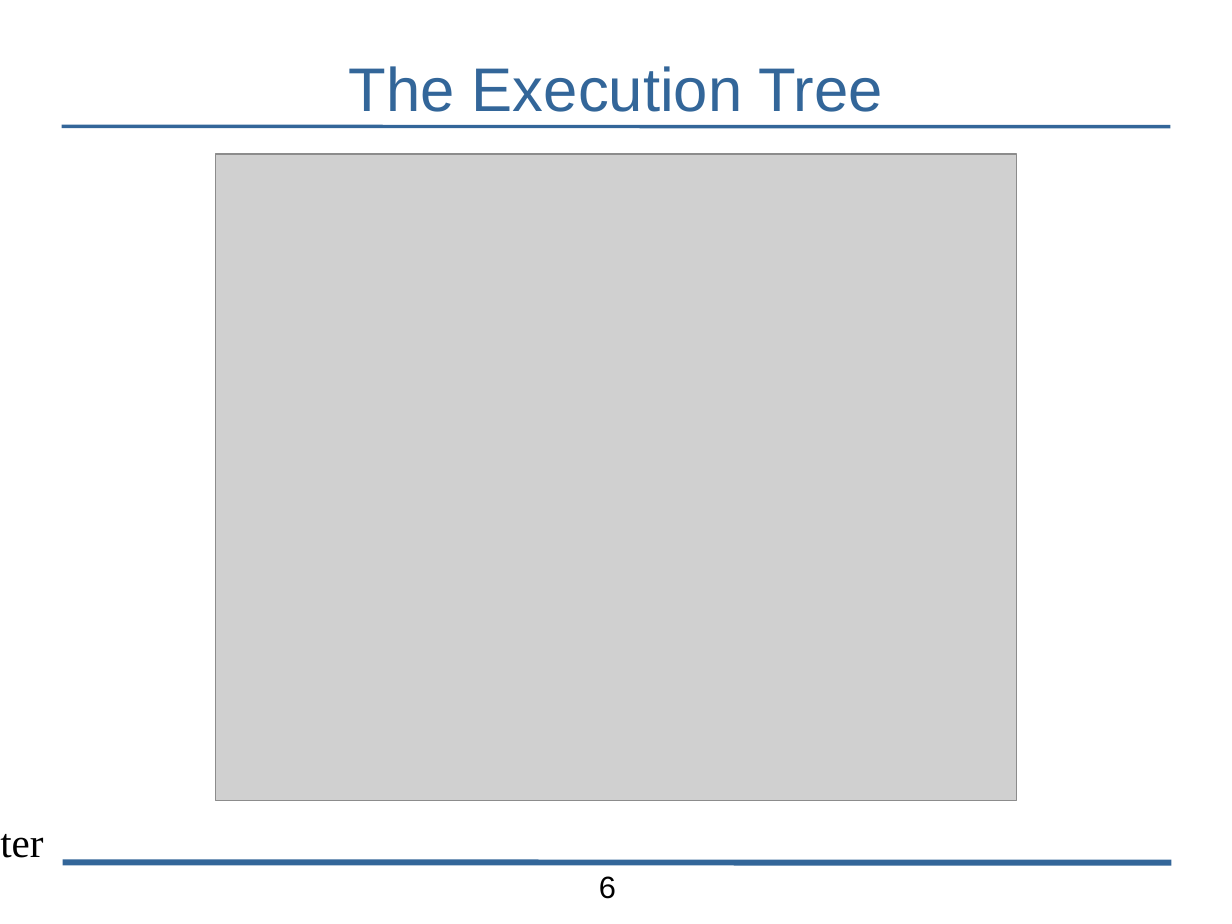
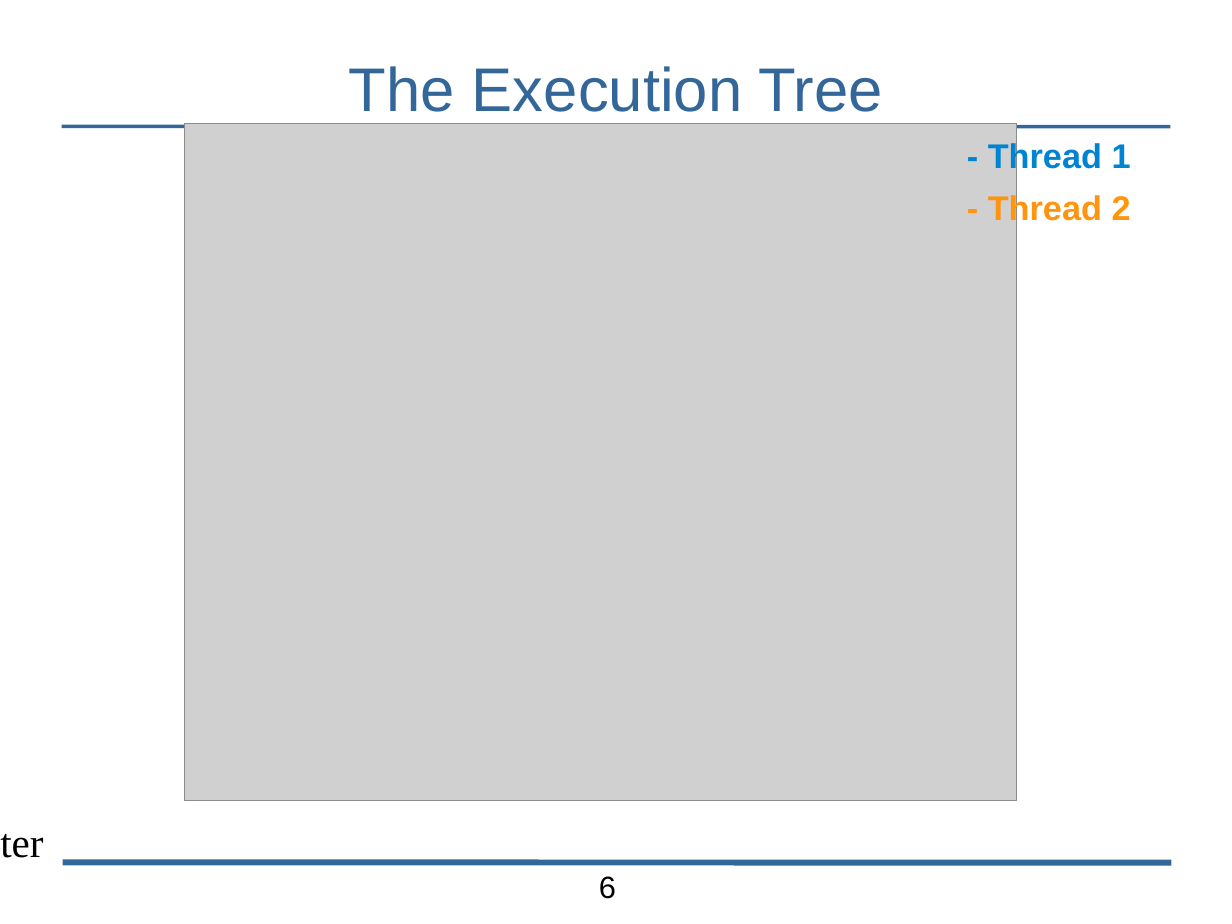
Before and after one commit to bblum/talks, a slide deck: slide 6 of pdl-retreat/pdl-talk.odp. Drawn at 1232x924 pixels with LibreOffice and Linux fonts; fonts in the diff are those of the drawing; grey boxes stand for pictures; background and template pictures are left out. Boxes give left, top, right and bottom in pixels: in the first picture for what was removed or moved away, otherwise in the second. Text is boxed around its words. In the diff, an @@ line names an element or a change of style, - is before the commit and + after.

```diff
--- a/pdl-retreat/pdl-talk.odp
+++ b/pdl-retreat/pdl-talk.odp
@@ picture: place and size @@
-picture at [216,154,1016,801]
+picture at [185,123,1016,801]
@@ text added at [988,140,1131,174], 20 pt, text #0084D1, bold @@
+- Thread 1
@@ text added at [988,192,1131,226], 20 pt, text #FF950E, bold @@
+- Thread 2
```
Also in this commit, not shown: 13 other slides changed, 7 other files.
